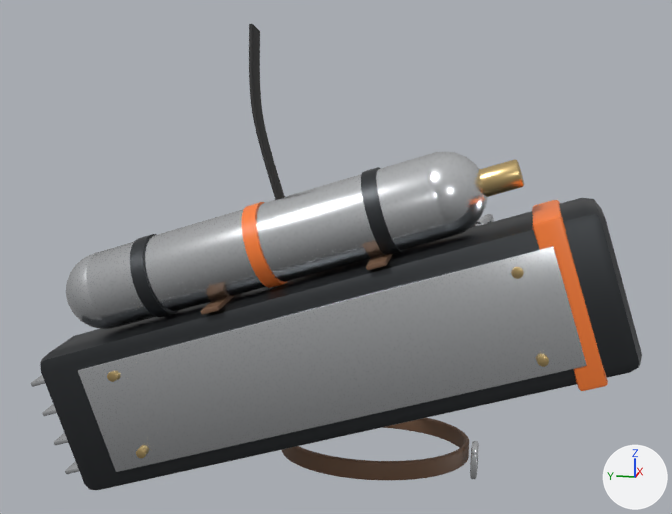
Renders of the FBX model Art/Harness/SM_Harness_ThighB.fbx from each side of a commit.
One viewpoint serves both versions: a 50 mm camera at (-0.848, -0.13, 0.04) aimed at (-0.037, 0.032, -0.163). Every picture has the same lights, and +X, +Y and +Z are marked at lower right. The picture after the commit comes second. Where no turn or scale is listed for an object, it has been applied to the vertices. Vertices at exactly the same position are counted once.

The first picture shows 'SM_Harness_ThighB'.
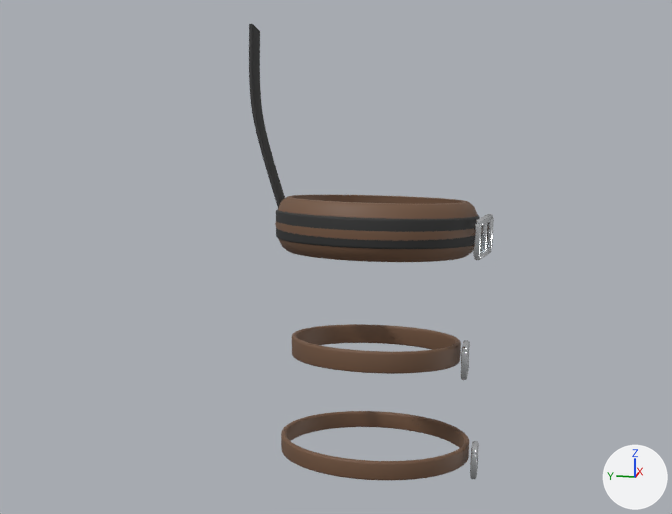
Changed parts and their boxes [x1, y1, x2, y2] in the pictures (672 x 514 px):
'SM_Harness_ThighB', reshaped (60% narrower): before [31, 24, 642, 490]; after [249, 24, 494, 481]
part 1 of me_sm_harness_thighb_001, deleted: before [31, 152, 642, 490]

Patch to the scene script:
```diff
--- a/Art/Harness/SM_Harness_ThighB.fbx.py
+++ b/Art/Harness/SM_Harness_ThighB.fbx.py
@@ me_sm_harness_thighb_001 @@
 # used by ob_sm_harness_thighb; location = (0.0, 0.0, 0.0)
-me_sm_harness_thighb_001.from_pydata(...)  # 6874 vertices, 6654 faces; spans x -0.176..0.1, y -0.225..0.276, z -0.385..0.044
+me_sm_harness_thighb_001.from_pydata(...)  # 4590 vertices, 4546 faces; spans x -0.1..0.1, y -0.108..0.133, z -0.385..0.044
+# me_sm_harness_thighb_001 part 1: 22 loose pieces with 2284 vertices, spanning x -0.176..-0.06, y -0.225..0.276, z -0.352..-0.052, are deleted
 me_sm_harness_thighb_001.materials.append(mat_m_leather)
@@ me_sm_harness_thighb_001 @@
 me_sm_harness_thighb_001.materials.append(mat_m_steel)
-me_sm_harness_thighb_001.materials.append(mat_m_darkmetal)  # dark grey #45484b
-me_sm_harness_thighb_001.materials.append(mat_m_accent)  # orange #ff8138
-me_sm_harness_thighb_001.materials.append(mat_m_brass)  # beige #e1c489
```
